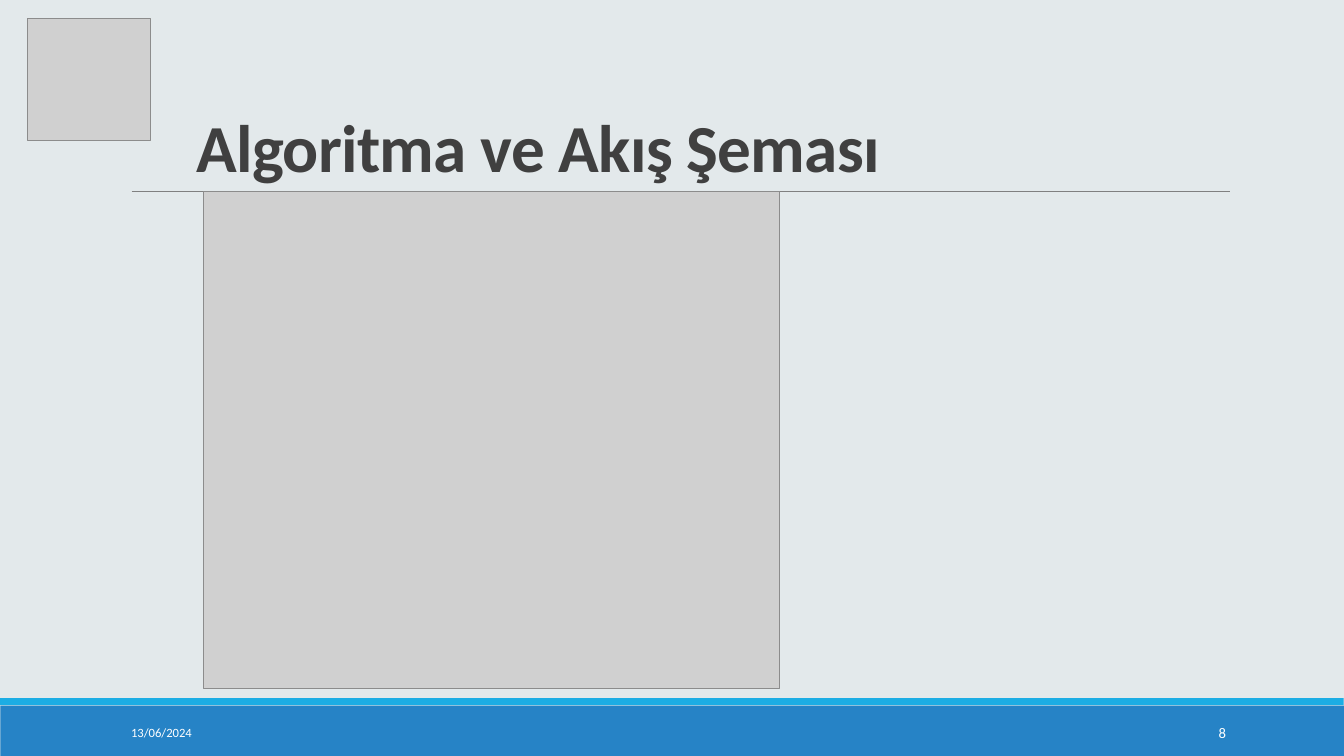
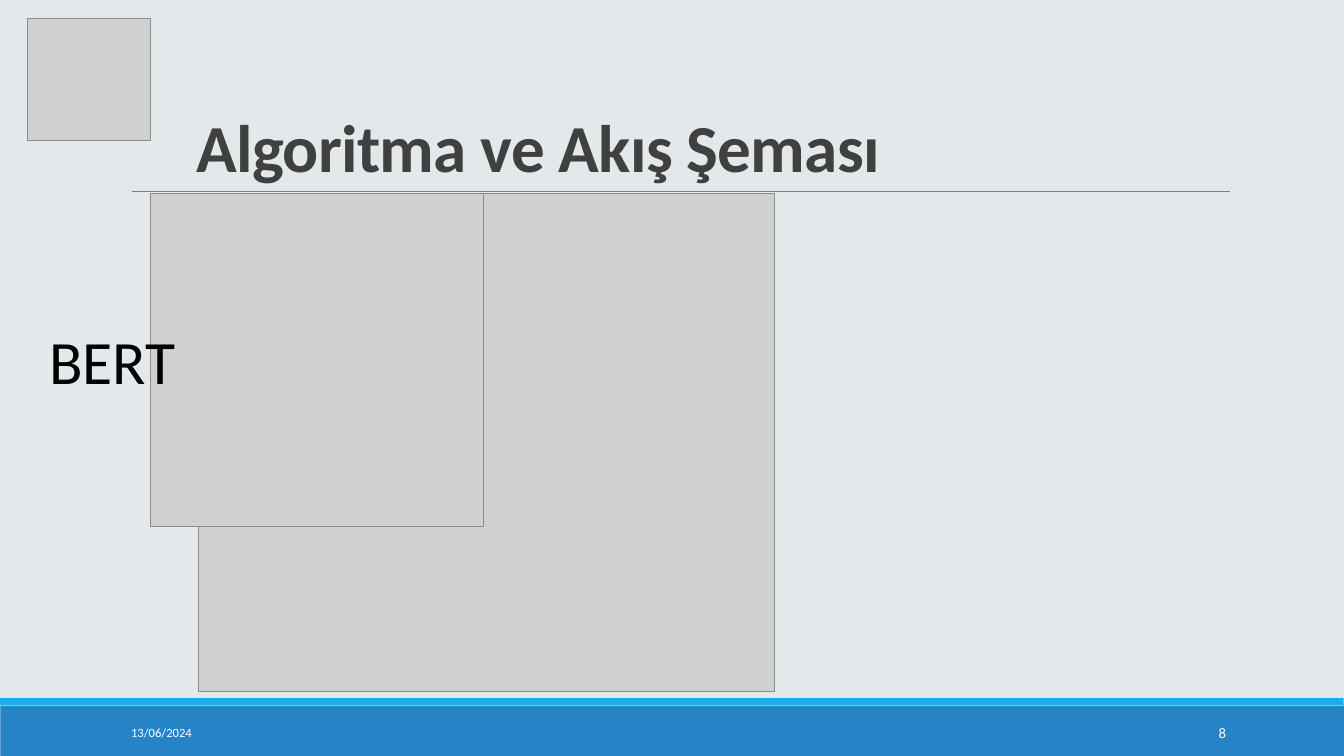
Before and after one commit to hmyrcmn/bitirme, a slide deck: slide 8 of 19360859053_HumeyraCimen_BitirmeSunum.pptx. Drawn at 1344x756 pixels with LibreOffice and Linux fonts; fonts in the diff are those of the drawing; grey boxes stand for pictures. Boxes give left, top, right and bottom in pixels: in the first picture for what was removed or moved away, otherwise in the second. Text is boxed around its words. In the diff, an @@ line names an element or a change of style, - is before the commit and + after.

```diff
--- a/19360859053_HumeyraCimen_BitirmeSunum.pptx
+++ b/19360859053_HumeyraCimen_BitirmeSunum.pptx
@@ picture added at (150, 194, 483, 526) @@
@@ picture: place and size @@
-picture at (204, 192, 779, 689)
+picture at (199, 194, 774, 691)
@@ text added at (49, 333, 175, 399), 44 pt, text #000000 @@
+BERT
```
Also in this commit, not shown: 4 other slides changed, 1 slide added, 1 other file.
